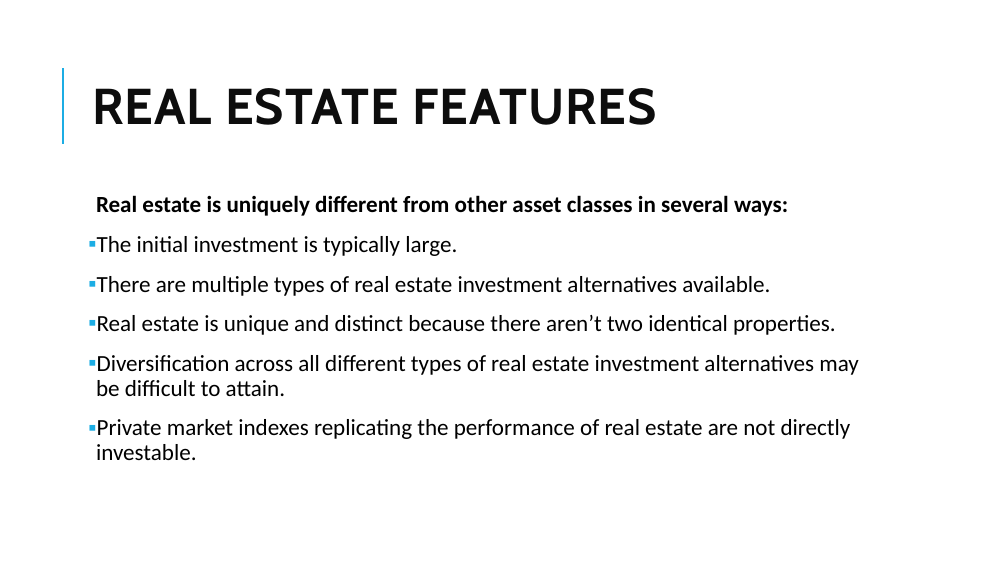
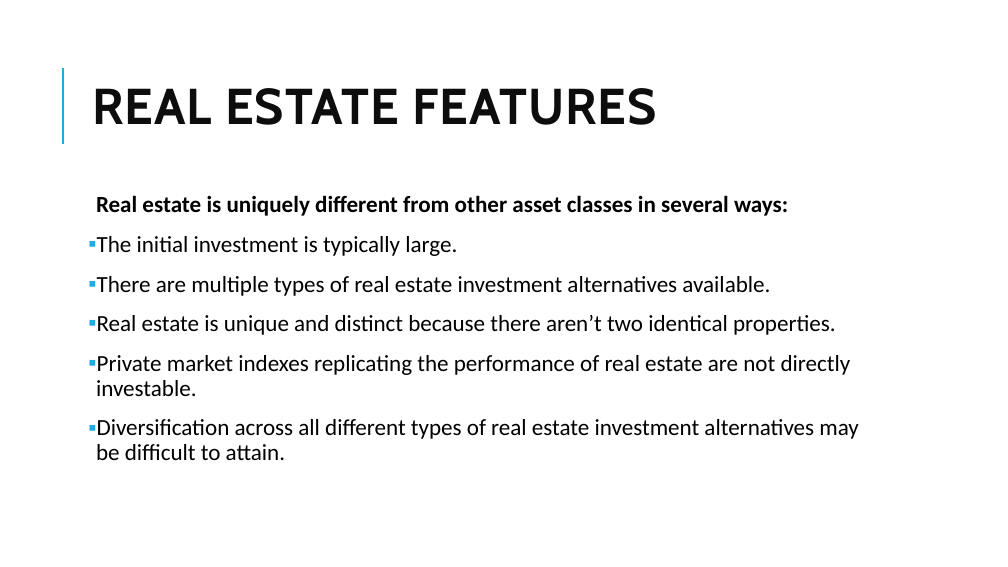
Before and after one commit to Isco0530/data, a slide deck: slide 66 of 2024Alternative.pptx (slide 65 before the commit). Drawn at 1008x567 pixels with LibreOffice and Linux fonts; fonts in the diff are those of the drawing. Boxes give left, top, right and bottom in pixels: in the first picture for what was removed or moved away, otherwise in the second. Text is boxed around its words. In the diff, an @@ line names an element or a change of style, - is before the commit and + after.

```diff
--- a/2024Alternative.pptx
+++ b/2024Alternative.pptx
@@ text at (96,355,851,396): paragraph added @@
+▪ Private market indexes replicating the performance of real estate are not directly investable.
@@ text at (96,419,851,460): paragraph removed @@
-▪ Private market indexes replicating the performance of real estate are not directly investable.
```
Also in this commit, not shown: 3 other slides changed.
